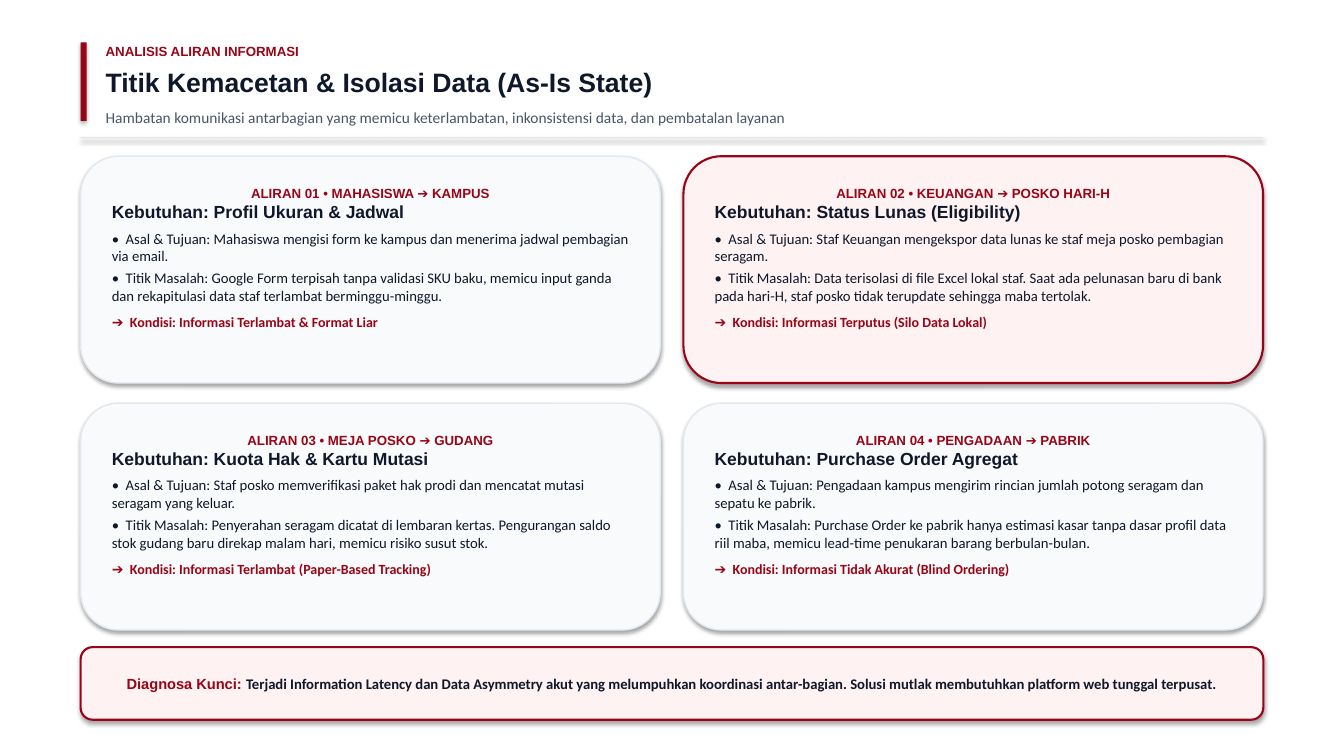
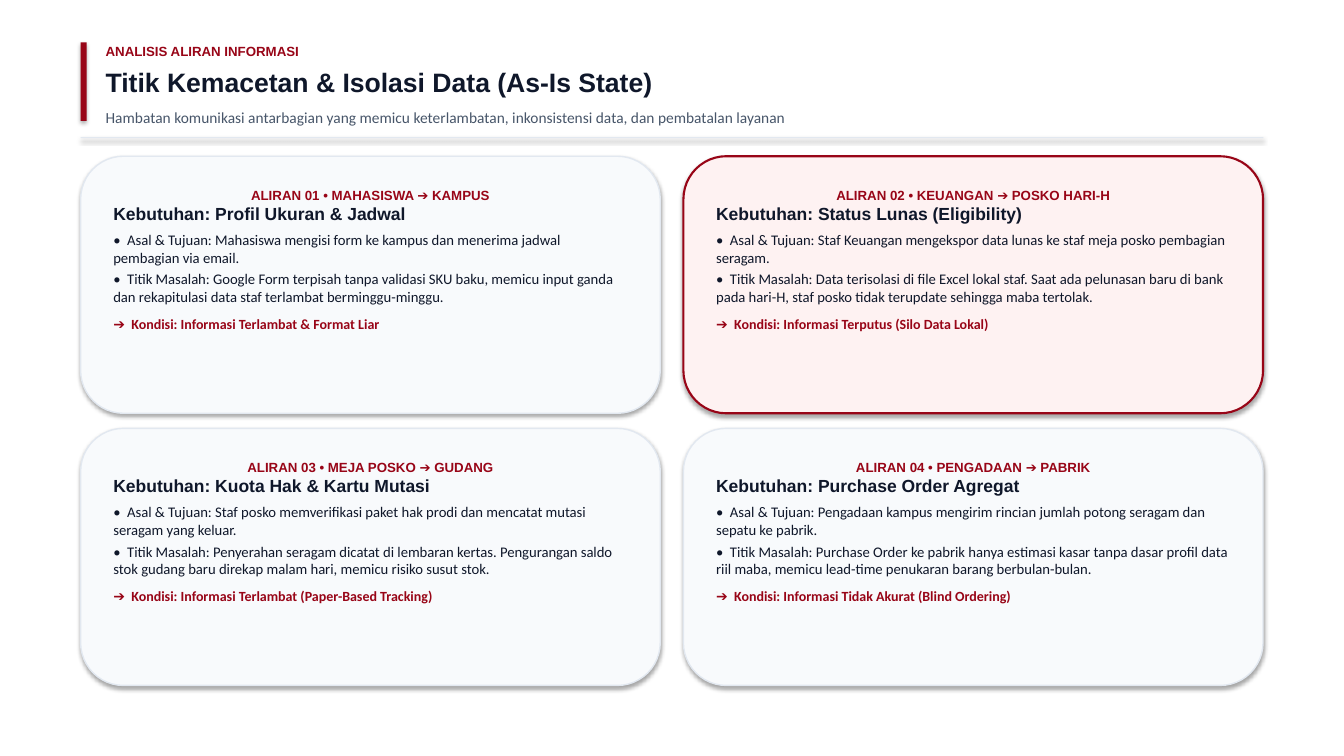
Before and after one commit to hildan-anugrah/tectnospark, a slide deck: slide 4 of HorizonU_Uniform_UniStock_SCM_Presentasi_Technospark.pptx. Drawn at 1344x756 pixels with LibreOffice and Linux fonts; fonts in the diff are those of the drawing. Boxes give left, top, right and bottom in pixels: in the first picture for what was removed or moved away, otherwise in the second. Text is boxed around its words. In the diff, an @@ line names an element or a change of style, - is before the commit and + after.

```diff
--- a/HorizonU_Uniform_UniStock_SCM_Presentasi_Technospark.pptx
+++ b/HorizonU_Uniform_UniStock_SCM_Presentasi_Technospark.pptx
@@ rounded rectangle "ALIRAN 01 • MAHASISWA ➔ ...": place and size @@
-rounded rectangle "ALIRAN 01 • MAHASISWA ➔ ..." at (81, 156, 660, 383)
+rounded rectangle "ALIRAN 01 • MAHASISWA ➔ ..." at (81, 156, 660, 413)
@@ rounded rectangle "ALIRAN 02 • KEUANGAN ➔ ...": place and size @@
-rounded rectangle "ALIRAN 02 • KEUANGAN ➔ ..." at (684, 156, 1263, 383)
+rounded rectangle "ALIRAN 02 • KEUANGAN ➔ ..." at (684, 156, 1263, 413)
@@ rounded rectangle "ALIRAN 03 • MEJA POSKO ...": place and size @@
-rounded rectangle "ALIRAN 03 • MEJA POSKO ..." at (81, 403, 660, 630)
+rounded rectangle "ALIRAN 03 • MEJA POSKO ..." at (81, 429, 660, 686)
@@ rounded rectangle "ALIRAN 04 • PENGADAAN ➔ ...": place and size @@
-rounded rectangle "ALIRAN 04 • PENGADAAN ➔ ..." at (684, 403, 1263, 630)
+rounded rectangle "ALIRAN 04 • PENGADAAN ➔ ..." at (684, 429, 1263, 686)
@@ rounded rectangle removed at (81, 647, 1263, 720) @@
-Diagnosa Kunci: Terjadi Information Latency dan Data Asymmetry akut yang melumpuhkan koordinasi antar-bagian. Solusi mutlak membutuhkan platform web tunggal terpusat.
```
Also in this commit, not shown: 7 other slides changed, 2 other files.
